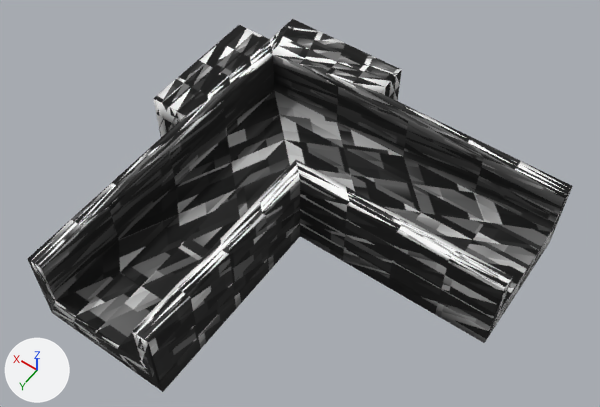
Renders of the glTF model resources/shape-13.glb from each side of a commit.
The view is the same before and after, from a 50 mm lens placed at (-0.64, 0.846, 1.192), pointed at (-0.128, 0.13, 0.067). Arrows for +X, +Y and +Z are at lower left; the lights stay in place. Where no turn or scale is listed for an object, it has been applied to the vertices. Vertices at the same position are counted once.

Before the edit, the objects in view are built like this:
```python
me_defaultobject = bpy.data.meshes.new('defaultobject')
me_defaultobject.from_pydata(...)  # 610 vertices, 1216 faces; spans x -0.5..0.2, y -0.2..0.5, z -0.038..0.125
me_defaultobject.materials.append(mat_material_0_material)
ob_defaultobject = bpy.data.objects.new('defaultobject', me_defaultobject)
ob_defaultobject.location = (0.0, 0.0, 0.0)
```
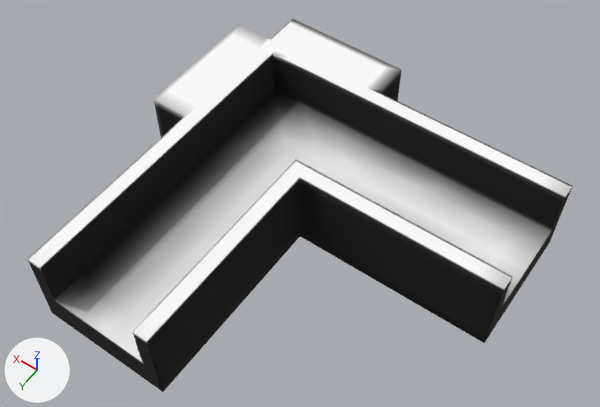
Diff of the bpy script that builds the scene:
```diff
--- a/resources/shape-13.glb.py
+++ b/resources/shape-13.glb.py
@@ me_defaultobject @@
 # used by ob_defaultobject; location = (0.0, 0.0, 0.0)
-me_defaultobject.from_pydata(...)  # 610 vertices, 1216 faces; spans x -0.5..0.2, y -0.2..0.5, z -0.038..0.125
+me_defaultobject.from_pydata(...)  # 2434 vertices, 4864 faces; spans x -0.5..0.2, y -0.2..0.5, z -0.038..0.125
+# me_defaultobject part 1: 1824 vertices added at x -0.5..0.2, y -0.2..0.5, z -0.038..0.125
 me_defaultobject.materials.append(mat_material_0_material)
```

Changed parts and their boxes (x1, y1, x2, y2) in the pictures (600 x 407 px):
part 1 of me_defaultobject, added
    after: (28, 19, 572, 392)
